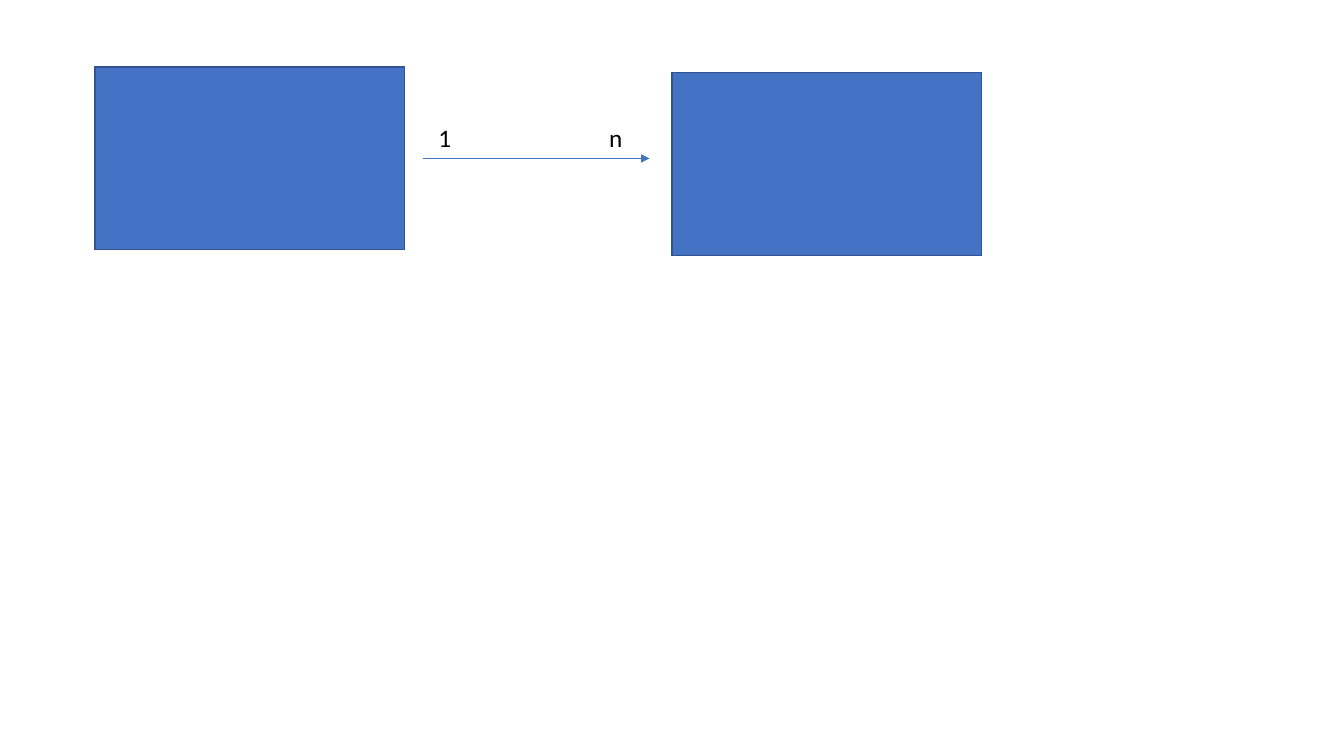
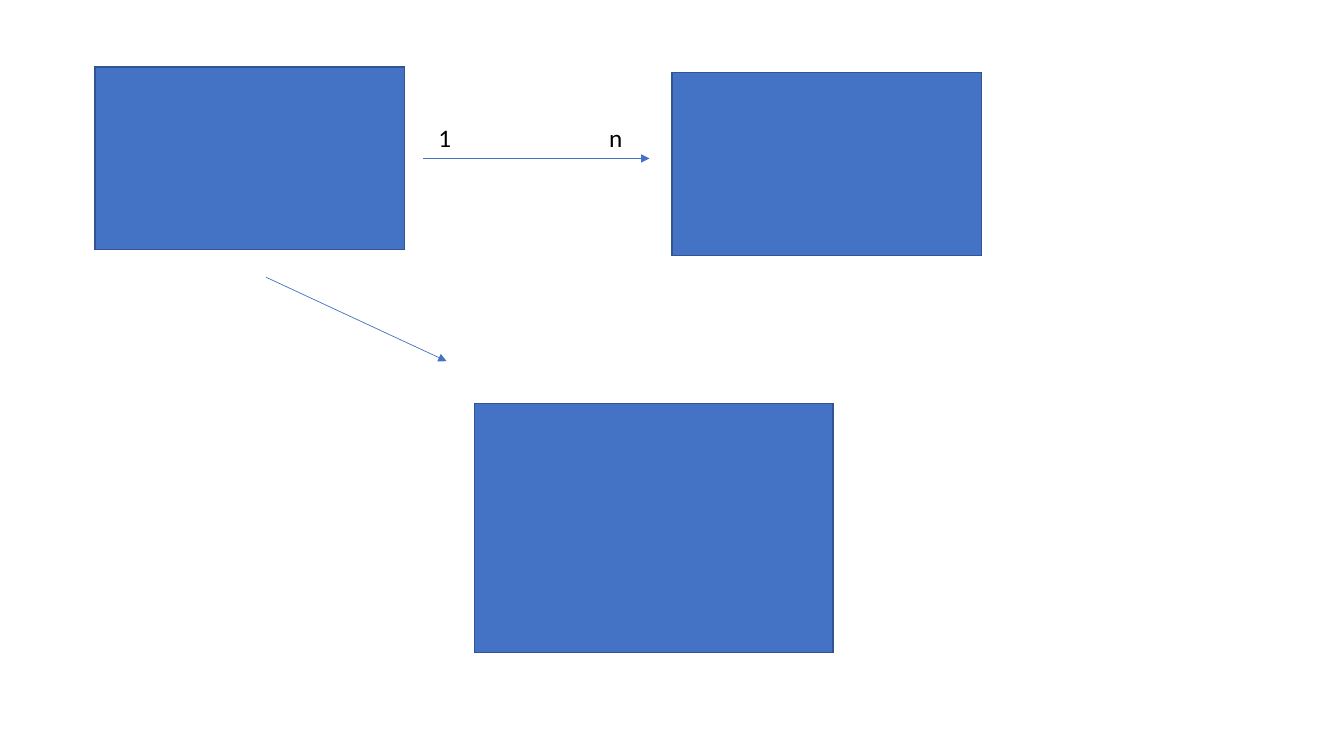
Before and after one commit to MARIACLARACFBRITO/1TSCG-EXEMPLOgit-2024, a slide deck: slide 1 of Presentation1.pptx. Drawn at 1344x756 pixels with LibreOffice and Linux fonts; fonts in the diff are those of the drawing. Boxes give left, top, right and bottom in pixels: in the first picture for what was removed or moved away, otherwise in the second. Text is boxed around its words. In the diff, an @@ line names an element or a change of style, - is before the commit and + after.

Commit message:
Inclusão nova tabela relacional

```diff
--- a/Presentation1.pptx
+++ b/Presentation1.pptx
@@ arrow added from (266, 277) to (447, 361), #4472C4 0.5 pt @@
@@ rectangle added at [475, 403, 834, 652], fill #4472C4, outline #325491 1 pt @@
```
